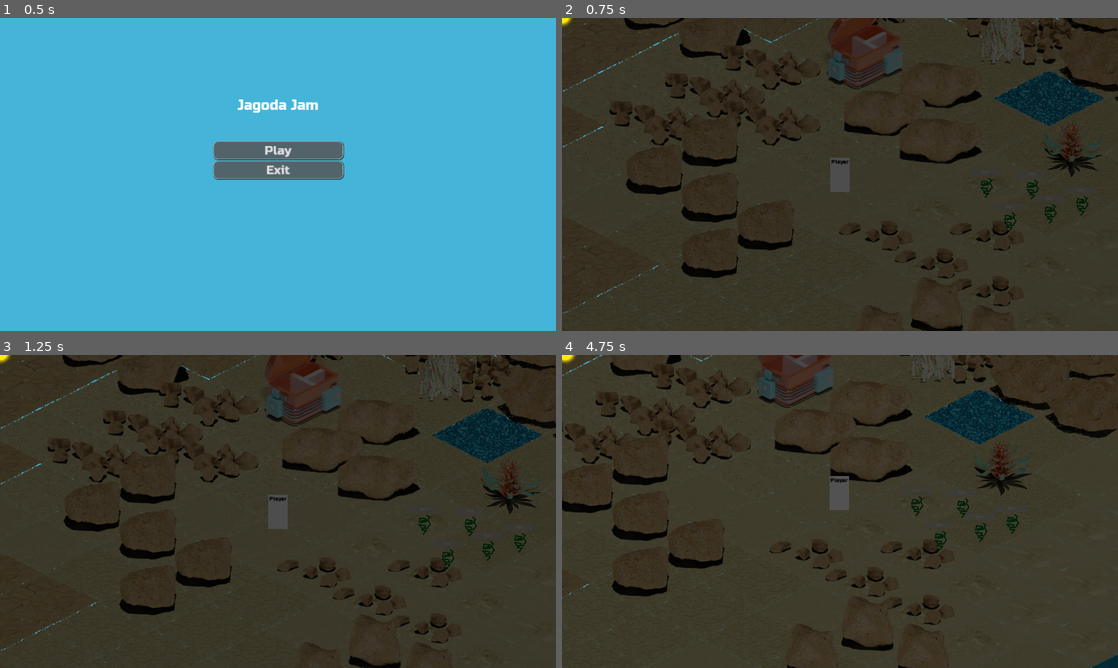
Above: before the commit, frames 1-4 (two rows, left to right).
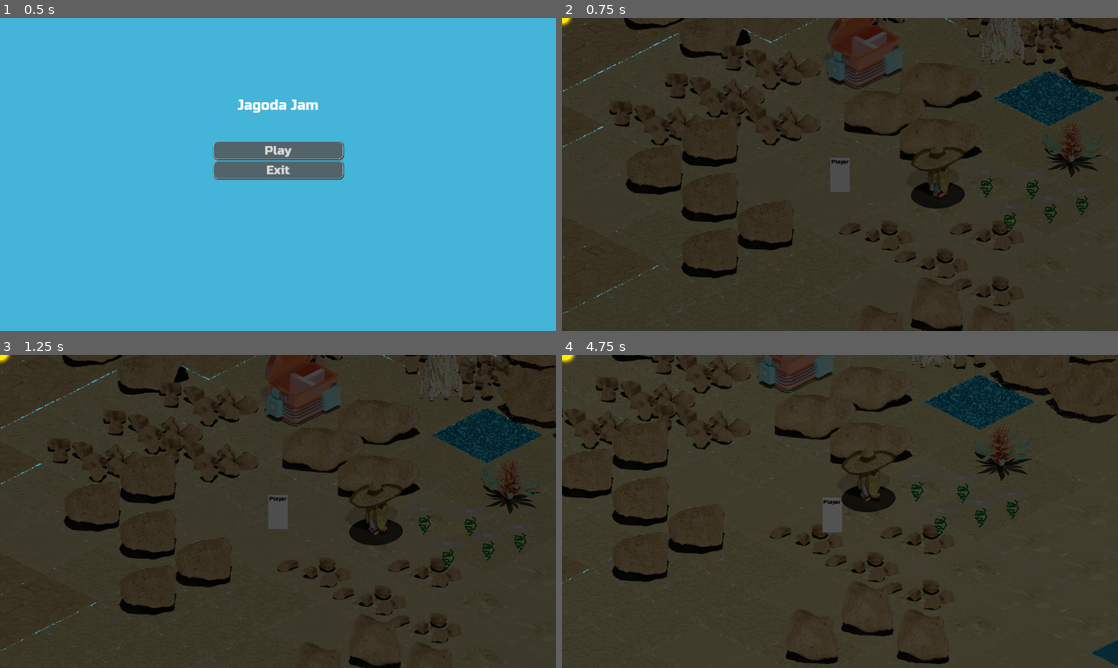
Above: after the commit, the same moments.

Repository: lorentzo/jagoda-jam
Game: Godot game, scene res://Scenes/MainMenu.tscn
Two runs of this game, one before a commit and one after it. Both use one fixed random seed, a clock stepped at 60 frames per second and the inputs below.
Inputs:
- Up to frame 1 (0.5 s): no input
- Up to frame 2 (0.75 s): click "Play" at 0.5 s
- Up to frame 3 (1.25 s): no input
- Up to frame 4 (4.75 s): tap Enter at 1.25 s; hold Right (walk-right) 1.28-2.03 s; hold Down (walk-down) 2.03-2.78 s; hold Right (walk-right) 2.78-3.53 s; hold Up (walk-up) 3.53-4.28 s; hold Left (walk-left) from 4.28 s (still down)

Frame 1 is identical in both runs. In frame 2, 0.9% of the frame differs, in the area x 62-73%, y 41-61%; in frame 3, 0.9%; in frame 4, 14%, in the area x 0-100%, y 0-100%.

Commit message:
add character

Diff:
--- /dev/null
+++ b/jagoda/Assets/Character/character.gd
@@ -0,0 +1,11 @@
+extends Node2D
+
+
+# Called when the node enters the scene tree for the first time.
+func _ready():
+	$CharacterBody2D/AnimatedSprite2D.play("move")
+
+
+# Called every frame. 'delta' is the elapsed time since the previous frame.
+func _process(delta):
+	pass
--- /dev/null
+++ b/jagoda/Assets/Character/character.tscn
@@ -0,0 +1,197 @@
+[gd_scene load_steps=45 format=3 uid="uid://b5k47xiugccx4"]
+
+[ext_resource type="Texture2D" uid="uid://cphxrb7saoqdm" path="res://Assets/Character/Textures/move/character_move_0001.png" id="1_84pm8"]
+[ext_resource type="Script" path="res://Assets/Character/character.gd" id="1_e45wp"]
+[ext_resource type="Texture2D" uid="uid://dt6jmr6isd1fq" path="res://Assets/Character/Textures/move/character_move_0002.png" id="2_0fehd"]
+[ext_resource type="Texture2D" uid="uid://b370ffk2nhhe7" path="res://Assets/Character/Textures/move/character_move_0003.png" id="3_unx8k"]
+[ext_resource type="Texture2D" uid="uid://cf47ud2xui1x4" path="res://Assets/Character/Textures/move/character_move_0004.png" id="4_583qg"]
+[ext_resource type="Texture2D" uid="uid://42vf4j8cm2un" path="res://Assets/Character/Textures/move/character_move_0005.png" id="5_ksil5"]
+[ext_resource type="Texture2D" uid="uid://byrl32li35u3l" path="res://Assets/Character/Textures/move/character_move_0006.png" id="6_gkkj3"]
+[ext_resource type="Texture2D" uid="uid://6ridvcnodl6u" path="res://Assets/Character/Textures/move/character_move_0007.png" id="7_5rqna"]
+[ext_resource type="Texture2D" uid="uid://dueoa52nqn37f" path="res://Assets/Character/Textures/move/character_move_0008.png" id="8_v4fae"]
+[ext_resource type="Texture2D" uid="uid://dae7ovw3br6s4" path="res://Assets/Character/Textures/move/character_move_0009.png" id="9_fj0jf"]
+[ext_resource type="Texture2D" uid="uid://c7y422n2hihow" path="res://Assets/Character/Textures/move/character_move_0010.png" id="10_llh7d"]
+[ext_resource type="Texture2D" uid="uid://vn12kveiel2x" path="res://Assets/Character/Textures/move/character_move_0011.png" id="11_6lbyu"]
+[ext_resource type="Texture2D" uid="uid://bhsoxqqflsqb4" path="res://Assets/Character/Textures/move/character_move_0012.png" id="12_jmtwo"]
+[ext_resource type="Texture2D" uid="uid://coq7gmv3oomnp" path="res://Assets/Character/Textures/move/character_move_0013.png" id="13_wfxrd"]
+[ext_resource type="Texture2D" uid="uid://b087ofx7jiqy2" path="res://Assets/Character/Textures/move/character_move_0014.png" id="14_rlsd5"]
+[ext_resource type="Texture2D" uid="uid://us2dm1nyk28t" path="res://Assets/Character/Textures/move/character_move_0015.png" id="15_hibgd"]
+[ext_resource type="Texture2D" uid="uid://conqovwhchdmv" path="res://Assets/Character/Textures/move/character_move_0016.png" id="16_ltvkq"]
+[ext_resource type="Texture2D" uid="uid://bj2ngnetvnpdq" path="res://Assets/Character/Textures/move/character_move_0017.png" id="17_8uloc"]
+[ext_resource type="Texture2D" uid="uid://csqn3rbdoaavi" path="res://Assets/Character/Textures/move/character_move_0018.png" id="18_dww7l"]
+[ext_resource type="Texture2D" uid="uid://dpby6q7pnr0cg" path="res://Assets/Character/Textures/move/character_move_0019.png" id="19_8uvvh"]
+[ext_resource type="Texture2D" uid="uid://qoxacrbgtu6f" path="res://Assets/Character/Textures/move/character_move_0020.png" id="20_fnee2"]
+[ext_resource type="Texture2D" uid="uid://dvhnwoi4vyefl" path="res://Assets/Character/Textures/move/character_move_0021.png" id="21_26gji"]
+[ext_resource type="Texture2D" uid="uid://dnj1oxx1m7yek" path="res://Assets/Character/Textures/move/character_move_0022.png" id="22_g1uc0"]
+[ext_resource type="Texture2D" uid="uid://8ghr0tg2u82u" path="res://Assets/Character/Textures/move/character_move_0023.png" id="23_ykg1e"]
+[ext_resource type="Texture2D" uid="uid://bcpiydqtsowyu" path="res://Assets/Character/Textures/move/character_move_0024.png" id="24_ckhcp"]
+[ext_resource type="Texture2D" uid="uid://kk3qmbsrqqay" path="res://Assets/Character/Textures/move/character_move_0025.png" id="25_w7fuc"]
+[ext_resource type="Texture2D" uid="uid://by5pph6vuus50" path="res://Assets/Character/Textures/move/character_move_0026.png" id="26_c5w0k"]
+[ext_resource type="Texture2D" uid="uid://uf3no26771g8" path="res://Assets/Character/Textures/move/character_move_0027.png" id="27_g3v4n"]
+[ext_resource type="Texture2D" uid="uid://cw6fhkna7e7o8" path="res://Assets/Character/Textures/move/character_move_0028.png" id="28_7qnt4"]
+[ext_resource type="Texture2D" uid="uid://c4fdn87vtmysd" path="res://Assets/Character/Textures/move/character_move_0029.png" id="29_i8o2d"]
+[ext_resource type="Texture2D" uid="uid://dmaagvgtoix4y" path="res://Assets/Character/Textures/move/character_move_0030.png" id="30_l8r12"]
+[ext_resource type="Texture2D" uid="uid://ddxfcojywj2dn" path="res://Assets/Character/Textures/move/character_move_0031.png" id="31_buyhc"]
+[ext_resource type="Texture2D" uid="uid://dsm3mv2jdw6cx" path="res://Assets/Character/Textures/move/character_move_0032.png" id="32_j0ula"]
+[ext_resource type="Texture2D" uid="uid://dvy7kqeaymxde" path="res://Assets/Character/Textures/move/character_move_0033.png" id="33_fau3b"]
+[ext_resource type="Texture2D" uid="uid://mcao8qgtkds0" path="res://Assets/Character/Textures/move/character_move_0034.png" id="34_nhkgy"]
+[ext_resource type="Texture2D" uid="uid://dnj3j5k3wnx08" path="res://Assets/Character/Textures/move/character_move_0035.png" id="35_fbj3o"]
+[ext_resource type="Texture2D" uid="uid://ckd1bccysm17r" path="res://Assets/Character/Textures/move/character_move_0036.png" id="36_mveg8"]
+[ext_resource type="Texture2D" uid="uid://c3n5ge1hiumwb" path="res://Assets/Character/Textures/move/character_move_0037.png" id="37_bfsi5"]
+[ext_resource type="Texture2D" uid="uid://di4ly2muag7tf" path="res://Assets/Character/Textures/move/character_move_0038.png" id="38_y6hra"]
+[ext_resource type="Texture2D" uid="uid://blg5dd2fxhooe" path="res://Assets/Character/Textures/move/character_move_0039.png" id="39_1wur5"]
+[ext_resource type="Texture2D" uid="uid://h1gk5brdjtiy" path="res://Assets/Character/Textures/move/character_move_0040.png" id="40_0vem4"]
+[ext_resource type="Texture2D" uid="uid://ep3ekhmonb6l" path="res://Assets/Character/Textures/static/character_static.png" id="41_djhr4"]
+
+[sub_resource type="SpriteFrames" id="SpriteFrames_t6epj"]
+animations = [{
+"frames": [{
+"duration": 1.0,
+"texture": ExtResource("1_84pm8")
+}, {
+"duration": 1.0,
+"texture": ExtResource("2_0fehd")
+}, {
+"duration": 1.0,
+"texture": ExtResource("3_unx8k")
+}, {
+"duration": 1.0,
+"texture": ExtResource("4_583qg")
+}, {
+"duration": 1.0,
+"texture": ExtResource("5_ksil5")
+}, {
+"duration": 1.0,
+"texture": ExtResource("6_gkkj3")
+}, {
+"duration": 1.0,
+"texture": ExtResource("7_5rqna")
+}, {
+"duration": 1.0,
+"texture": ExtResource("8_v4fae")
+}, {
+"duration": 1.0,
+"texture": ExtResource("9_fj0jf")
+}, {
+"duration": 1.0,
+"texture": ExtResource("10_llh7d")
+}, {
+"duration": 1.0,
+"texture": ExtResource("11_6lbyu")
+}, {
+"duration": 1.0,
+"texture": ExtResource("12_jmtwo")
+}, {
+"duration": 1.0,
+"texture": ExtResource("13_wfxrd")
+}, {
+"duration": 1.0,
+"texture": ExtResource("14_rlsd5")
+}, {
+"duration": 1.0,
+"texture": ExtResource("15_hibgd")
+}, {
+"duration": 1.0,
+"texture": ExtResource("16_ltvkq")
+}, {
+"duration": 1.0,
+"texture": ExtResource("17_8uloc")
+}, {
+"duration": 1.0,
+"texture": ExtResource("18_dww7l")
+}, {
+"duration": 1.0,
+"texture": ExtResource("19_8uvvh")
+}, {
+"duration": 1.0,
+"texture": ExtResource("20_fnee2")
+}, {
+"duration": 1.0,
+"texture": ExtResource("21_26gji")
+}, {
+"duration": 1.0,
+"texture": ExtResource("22_g1uc0")
+}, {
+"duration": 1.0,
+"texture": ExtResource("23_ykg1e")
+}, {
+"duration": 1.0,
+"texture": ExtResource("24_ckhcp")
+}, {
+"duration": 1.0,
+"texture": ExtResource("25_w7fuc")
+}, {
+"duration": 1.0,
+"texture": ExtResource("26_c5w0k")
+}, {
+"duration": 1.0,
+"texture": ExtResource("27_g3v4n")
+}, {
+"duration": 1.0,
+"texture": ExtResource("28_7qnt4")
+}, {
+"duration": 1.0,
+"texture": ExtResource("29_i8o2d")
+}, {
+"duration": 1.0,
+"texture": ExtResource("30_l8r12")
+}, {
+"duration": 1.0,
+"texture": ExtResource("31_buyhc")
+}, {
+"duration": 1.0,
+"texture": ExtResource("32_j0ula")
+}, {
+"duration": 1.0,
+"texture": ExtResource("33_fau3b")
+}, {
+"duration": 1.0,
+"texture": ExtResource("34_nhkgy")
+}, {
+"duration": 1.0,
+"texture": ExtResource("35_fbj3o")
+}, {
+"duration": 1.0,
+"texture": ExtResource("36_mveg8")
+}, {
+"duration": 1.0,
+"texture": ExtResource("37_bfsi5")
+}, {
+"duration": 1.0,
+"texture": ExtResource("38_y6hra")
+}, {
+"duration": 1.0,
+"texture": ExtResource("39_1wur5")
+}, {
+"duration": 1.0,
+"texture": ExtResource("40_0vem4")
+}],
+"loop": true,
+"name": &"move",
+"speed": 24.0
+}, {
+"frames": [{
+"duration": 1.0,
+"texture": ExtResource("41_djhr4")
+}],
+"loop": true,
+"name": &"static",
+"speed": 5.0
+}]
+
+[sub_resource type="CapsuleShape2D" id="CapsuleShape2D_ixb4d"]
+radius = 36.0
+height = 142.0
+
+[node name="Character" type="Node2D"]
+script = ExtResource("1_e45wp")
+
+[node name="CharacterBody2D" type="CharacterBody2D" parent="."]
+
+[node name="AnimatedSprite2D" type="AnimatedSprite2D" parent="CharacterBody2D"]
+sprite_frames = SubResource("SpriteFrames_t6epj")
+animation = &"static"
+
+[node name="CollisionShape2D" type="CollisionShape2D" parent="CharacterBody2D"]
+position = Vector2(-1, -1)
+shape = SubResource("CapsuleShape2D_ixb4d")
--- a/jagoda/Assets/Tiles/BaseIslandTiles/BaseIslandTiles.tscn
+++ b/jagoda/Assets/Tiles/BaseIslandTiles/BaseIslandTiles.tscn
@@ -6,6 +6,7 @@
 [ext_resource type="PackedScene" uid="uid://2pd28jrfm3b5" path="res://Assets/Plants/Plant1/plant_1.tscn" id="4_p3xgb"]
 [ext_resource type="PackedScene" uid="uid://btly1y8rrpijj" path="res://Assets/Plants/Plant2/plant_2.tscn" id="5_6w2jn"]
 [ext_resource type="PackedScene" uid="uid://ca2t20p5q2r3n" path="res://Assets/Fridges/Fridge1/fridge1.tscn" id="6_eu8b3"]
+[ext_resource type="PackedScene" uid="uid://b5k47xiugccx4" path="res://Assets/Character/character.tscn" id="7_y0qgm"]
 
 [node name="BaseIslandTiles" type="Node2D"]
 
@@ -39,3 +40,7 @@
 
 [node name="Node2D" parent="." instance=ExtResource("6_eu8b3")]
 position = Vector2(554, 115)
+
+[node name="Character" parent="." instance=ExtResource("7_y0qgm")]
+position = Vector2(253, 4)
+scale = Vector2(0.6, 0.6)
--- a/jagoda/Scenes/Game.tscn
+++ b/jagoda/Scenes/Game.tscn
@@ -11,6 +11,7 @@
 [ext_resource type="PackedScene" uid="uid://2pd28jrfm3b5" path="res://Assets/Plants/Plant1/plant_1.tscn" id="9_4dbvt"]
 [ext_resource type="PackedScene" uid="uid://btly1y8rrpijj" path="res://Assets/Plants/Plant2/plant_2.tscn" id="10_yh0jd"]
 [ext_resource type="PackedScene" uid="uid://ca2t20p5q2r3n" path="res://Assets/Fridges/Fridge1/fridge1.tscn" id="11_cv74y"]
+[ext_resource type="PackedScene" uid="uid://b5k47xiugccx4" path="res://Assets/Character/character.tscn" id="12_gmaxk"]
 
 [node name="Game" type="Node2D"]
 script = ExtResource("1_fxwml")
@@ -87,3 +88,7 @@
 
 [node name="Node2D" parent="." instance=ExtResource("11_cv74y")]
 position = Vector2(478, 129)
+
+[node name="Character" parent="." instance=ExtResource("12_gmaxk")]
+position = Vector2(644, 433)
+scale = Vector2(0.7, 0.7)
Binary file added: jagoda/Assets/Character/Textures/move/character_move_0001.png
Not shown, added: jagoda/Assets/Character/Textures/move/character_move_0001.png.import
Binary file added: jagoda/Assets/Character/Textures/move/character_move_0002.png
Not shown, added: jagoda/Assets/Character/Textures/move/character_move_0002.png.import
Binary file added: jagoda/Assets/Character/Textures/move/character_move_0003.png
Not shown, added: jagoda/Assets/Character/Textures/move/character_move_0003.png.import
Binary file added: jagoda/Assets/Character/Textures/move/character_move_0004.png
Not shown, added: jagoda/Assets/Character/Textures/move/character_move_0004.png.import
Binary file added: jagoda/Assets/Character/Textures/move/character_move_0005.png
Not shown, added: jagoda/Assets/Character/Textures/move/character_move_0005.png.import
Binary file added: jagoda/Assets/Character/Textures/move/character_move_0006.png
Not shown, added: jagoda/Assets/Character/Textures/move/character_move_0006.png.import
(and 115 more such lines)
